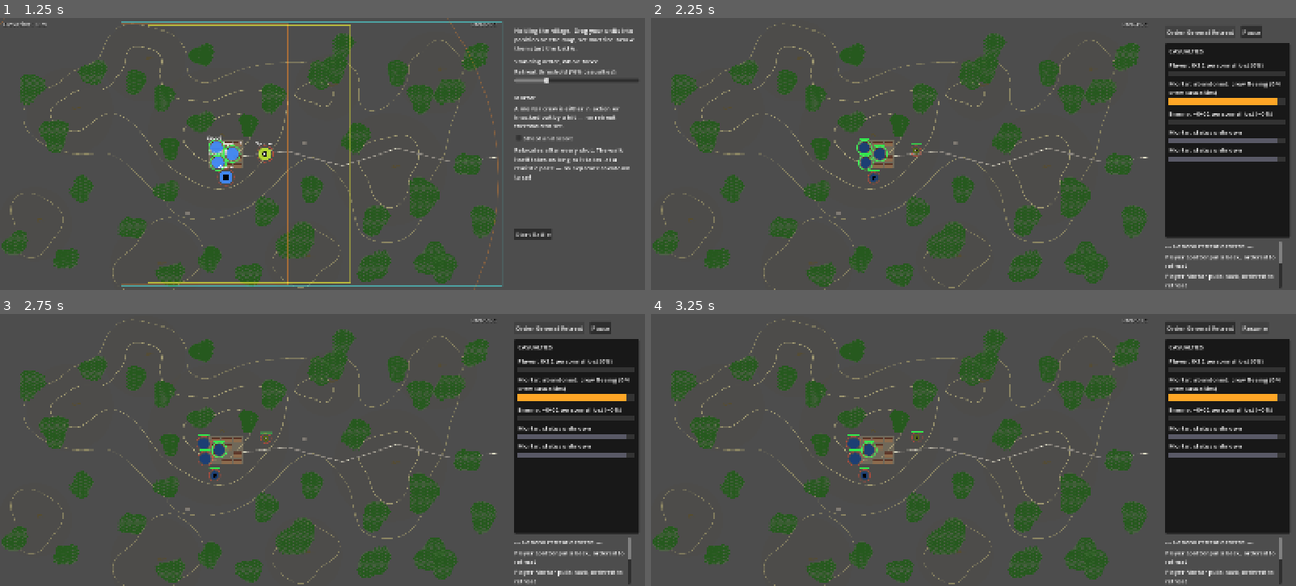
Above: before the commit, frames 1-4 (two rows, left to right).
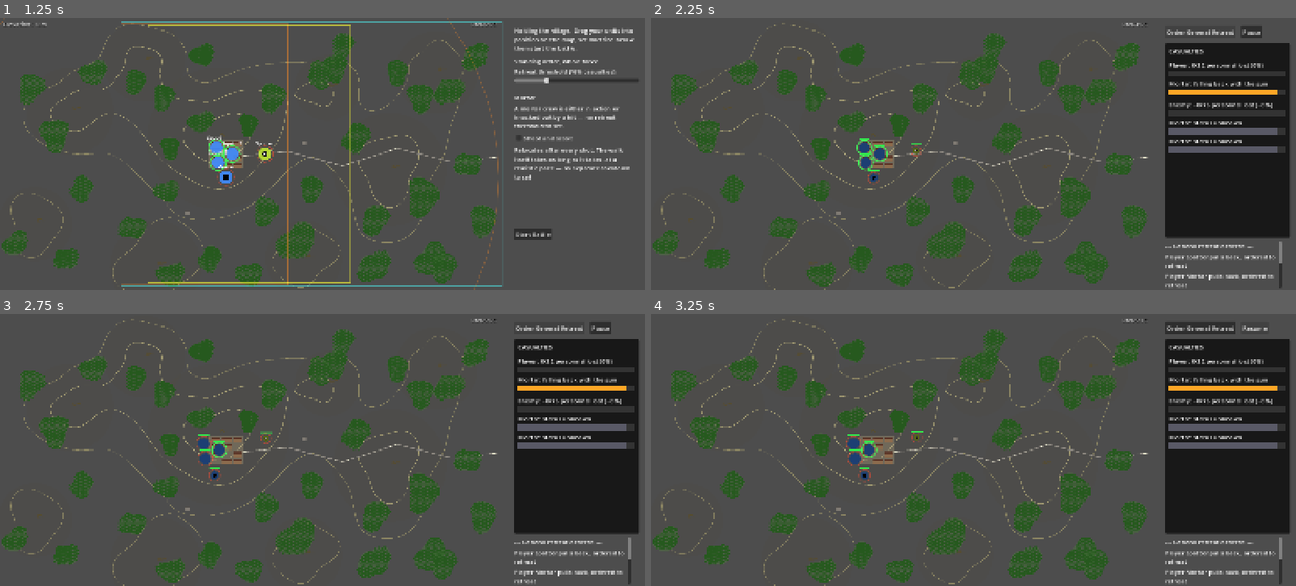
Above: after the commit, the same moments.

Repository: verybadcat/Drones
Game: Godot game, scene res://scenes/Main.tscn
The game is run twice, just before and just after one commit, with the same random seed, the same clock (stepped at 60 frames per second) and the same inputs.
Inputs:
- Up to frame 1 (1.25 s): click "Choose" at 0.5 s
- Up to frame 2 (2.25 s): click "Start Battle" at 1.25 s; click "Order General Retreat" at 2 s
- Up to frame 3 (2.75 s): no input
- Up to frame 4 (3.25 s): click "Pause" at 2.75 s

Frame 1 is identical in both runs. In frame 2, 3.2% of the frame differs, in the area x 80-99%, y 23-53%; in frame 3, 3.2%; in frame 4, 3.2%.

Commit message:
Vary the enemy force's size; let an unhit mortar crew retreat with its gun
Enemy force composition was a fixed 6 squads + 2 mortars every battle.
BattleManager.roll_enemy_force_size() now rolls 1-3 mortars and a squad
count targeting ~3x that, jittered so the ratio is rough rather than
exact, clamped to 2-10. The old fixed squad/mortar spawn layouts became
GameConfig.enemy_squad_y_offsets_m(n)/enemy_mortar_positions_m(n),
spreading n positions across the same span the original hand-placed
layouts used (6 squads and 2 mortars still land almost exactly where
they always did). Applies regardless of recon mode.

Also: a retreating mortar crew was always treated as having abandoned
the gun, unconditionally, including a perfectly healthy crew just
obeying a general retreat order — real crew-served-weapon doctrine
wouldn't leave a functional tube behind just because it's pulling
back. A crew that's already taken a hit and chosen to flee still
always abandons it, unchanged. An untouched crew now rolls it fresh
when retreat starts (Unit.mortar_gun_abandoned, decided once in
order_retreat): typically keeps it and can still fire on the way out
like a squad's fighting withdrawal, only leaving it behind when a
known threat has closed to real overrun range.

Co-Authored-By: Claude Sonnet 5 <noreply@anthropic.com>

Diff:
--- a/scripts/battle_manager.gd
+++ b/scripts/battle_manager.gd
@@ -452,14 +452,29 @@
 		player_units.append(spotter)
 
 
+## The attacking force's size, rolled once per battle — not always the same
+## strength (see GameConfig.ENEMY_MORTAR_COUNT_MIN/MAX etc.). Squad count
+## targets ENEMY_SQUAD_PER_MORTAR_RATIO times the mortar count, jittered by
+## ENEMY_SQUAD_COUNT_JITTER so it's roughly that ratio, not exactly it, then
+## clamped into its own separate min/max range.
+func roll_enemy_force_size() -> Dictionary:
+	var mortars: int = randi_range(GameConfig.ENEMY_MORTAR_COUNT_MIN, GameConfig.ENEMY_MORTAR_COUNT_MAX)
+	var target_squads: int = roundi(mortars * GameConfig.ENEMY_SQUAD_PER_MORTAR_RATIO)
+	var jitter: int = randi_range(-GameConfig.ENEMY_SQUAD_COUNT_JITTER, GameConfig.ENEMY_SQUAD_COUNT_JITTER)
+	var squads: int = clampi(target_squads + jitter, GameConfig.ENEMY_SQUAD_COUNT_MIN, GameConfig.ENEMY_SQUAD_COUNT_MAX)
+	return {"mortars": mortars, "squads": squads}
+
+
 func _spawn_enemy_units() -> void:
 	var road_px: Array[Vector2] = GameConfig.road_waypoints_px()
+	var force_size: Dictionary = roll_enemy_force_size()
+	var squad_y_offsets_m: Array[float] = GameConfig.enemy_squad_y_offsets_m(force_size.squads)
 	# A real road march down the winding road (see GameConfig.ROAD_WAYPOINTS_M),
 	# not a straight line. Each squad's whole path is the same road shifted by
 	# its own fixed y offset — a loose spread advancing near the road, not
 	# single file on top of it or on top of each other.
-	for i in GameConfig.ENEMY_SQUAD_Y_OFFSETS_M.size():
-		var y_offset: float = GameConfig.ENEMY_SQUAD_Y_OFFSETS_M[i] * GameConfig.PIXELS_PER_METER
+	for i in squad_y_offsets_m.size():
+		var y_offset: float = squad_y_offsets_m[i] * GameConfig.PIXELS_PER_METER
 		var start_pos := Vector2(GameConfig.ENEMY_SPAWN_X, road_px[0].y + y_offset)
 		var squad := _make_unit(Unit.Team.ENEMY, Unit.Kind.SQUAD, start_pos)
 		squad.retreat_threshold = GameConfig.ENEMY_RETREAT_THRESHOLD
@@ -482,7 +497,7 @@
 			squad.flank_waypoint_y = start_pos.y
 		enemy_units.append(squad)
 
-	for mortar_pos_m in GameConfig.ENEMY_MORTAR_POSITIONS_M:
+	for mortar_pos_m in GameConfig.enemy_mortar_positions_m(force_size.mortars):
 		var em := _make_unit(Unit.Team.ENEMY, Unit.Kind.MORTAR, mortar_pos_m * GameConfig.PIXELS_PER_METER)
 		em.shoot_and_scoot = false
 		_set_retreat_profile(em, Unit.Team.ENEMY)
@@ -3095,10 +3110,12 @@
 ## and line of sight — exactly what _pick_target below would already
 ## consider a legal target if this unit were standing its ground — fires
 ## back even while pulling out, rather than presenting a free target the
-## instant it starts moving away. A retreating MORTAR is the one
-## exception: its crew has abandoned the gun itself (see Unit.
-## _mortar_crew_holds_position) the moment they started retreating, so
-## there is nothing left to fire with regardless of how close anyone gets.
+## instant it starts moving away. A retreating MORTAR fires the same way,
+## UNLESS its crew left the gun behind (Unit.mortar_gun_abandoned — always
+## true after a hit decisive enough to retreat over; otherwise decided once,
+## at the moment retreat starts, by Unit._mortar_gun_abandoned_on_unhit_
+## retreat), in which case there's nothing left to fire with regardless of
+## how close anyone gets.
 func _tick_fire(unit: Unit, delta: float, scenario_delta: float, enemies: Array[Unit]) -> void:
 	if unit.kind == Unit.Kind.SPOTTER or unit.kind == Unit.Kind.DRONE_TEAM or unit.kind == Unit.Kind.DRONE:
 		return # pure reconnaissance — extends detection only, never fires (see roll_spot)
@@ -3108,8 +3125,8 @@
 		return # gone, already safe, or has laid down arms — none of these ever fire again
 	var fighting_withdrawal := false
 	if unit.state == Unit.State.RETREATING:
-		if unit.kind != Unit.Kind.SQUAD:
-			return # a retreating mortar crew has abandoned the gun — nothing left to fire with
+		if unit.kind == Unit.Kind.MORTAR and unit.mortar_gun_abandoned:
+			return # gun left behind — nothing left to fire with
 		fighting_withdrawal = true # still subject to the normal _pick_target range/LOS check below — this only lifts the "too busy moving" block, not the range one
 	if unit.has_move_target and not fighting_withdrawal and unit.kind != Unit.Kind.MORTAR:
 		return # moving with intent (road march, diving for cover) — too busy to fire.
--- a/scripts/casualty_dashboard.gd
+++ b/scripts/casualty_dashboard.gd
@@ -211,7 +211,9 @@
 		Unit.State.ACTIVE:
 			return "in action (%s%s)" % [GameConfig.round_count_text(u.mortar_rounds_remaining), _resupply_status_suffix(u)]
 		Unit.State.RETREATING:
-			return "abandoned, crew fleeing (%d/%d crew casualties)" % [u.crew_casualties, u.crew_size]
+			if u.mortar_gun_abandoned:
+				return "abandoned, crew fleeing (%d/%d crew casualties)" % [u.crew_casualties, u.crew_size]
+			return "falling back with the gun" if u.crew_casualties == 0 else "falling back with the gun (%d/%d crew casualties)" % [u.crew_casualties, u.crew_size]
 		Unit.State.WITHDRAWN:
 			return "withdrew safely" if u.crew_casualties == 0 else "withdrew (%d/%d crew casualties)" % [u.crew_casualties, u.crew_size]
 		Unit.State.DESTROYED:
@@ -247,7 +249,9 @@
 		Unit.State.ACTIVE:
 			return "in action" if known_crew_casualties == 0 else "in action (%d/%d, last seen)" % [known_crew_casualties, u.crew_size]
 		Unit.State.RETREATING:
-			return "fleeing, gun abandoned (%d/%d)" % [known_crew_casualties, u.crew_size]
+			if u.mortar_gun_abandoned:
+				return "fleeing, gun abandoned (%d/%d)" % [known_crew_casualties, u.crew_size]
+			return "falling back with the gun (%d/%d)" % [known_crew_casualties, u.crew_size]
 		Unit.State.WITHDRAWN:
 			return "withdrew safely" if known_crew_casualties == 0 else "withdrew (%d/%d)" % [known_crew_casualties, u.crew_size]
 		Unit.State.DESTROYED:
--- a/scripts/game_config.gd
+++ b/scripts/game_config.gd
@@ -566,13 +566,62 @@
 
 # Enemy squads start at the map's eastern edge, march down the winding road
 # (ROAD_WAYPOINTS_M above) in a loose spread rather than single file, then
-# break off toward cover once they take fire. The enemy's two mortars deploy
-# at fixed rear positions and never advance.
+# break off toward cover once they take fire. The enemy's mortars deploy at
+# fixed rear positions and never advance.
 const ENEMY_SPAWN_X: float = 4950.0 * PIXELS_PER_METER
-# Perpendicular-ish spread off the road's line, per squad — six squads
-# advancing near, not literally on top of, each other and the road.
-const ENEMY_SQUAD_Y_OFFSETS_M: Array[float] = [-420.0, -250.0, -80.0, 80.0, 250.0, 420.0]
-const ENEMY_MORTAR_POSITIONS_M: Array[Vector2] = [Vector2(4700.0, 1300.0), Vector2(4700.0, 2500.0)]
+
+# Attacking force size, rolled once per battle (see
+# BattleManager.roll_enemy_force_size) — a real attack isn't always the
+# same size. Squad count deliberately isn't a clean multiple of mortar
+# count: ENEMY_SQUAD_PER_MORTAR_RATIO is a target, not a formula, jittered
+# by ENEMY_SQUAD_COUNT_JITTER before being clamped into range.
+const ENEMY_MORTAR_COUNT_MIN: int = 1
+const ENEMY_MORTAR_COUNT_MAX: int = 3
+const ENEMY_SQUAD_COUNT_MIN: int = 2
+const ENEMY_SQUAD_COUNT_MAX: int = 10
+const ENEMY_SQUAD_PER_MORTAR_RATIO: float = 3.0
+const ENEMY_SQUAD_COUNT_JITTER: int = 2
+
+# Perpendicular-ish spread off the road's line, per squad — evenly spaced
+# across the same total span the original fixed 6-squad layout used
+# (-420m to +420m), so 6 squads still spread almost exactly as before; any
+# other count spreads that same width more or less densely. A lone squad
+# sits dead center on the road.
+const ENEMY_SQUAD_SPREAD_MIN_OFFSET_M: float = -420.0
+const ENEMY_SQUAD_SPREAD_MAX_OFFSET_M: float = 420.0
+
+# Rear mortar positions: fixed x, y spread evenly across the same span the
+# original fixed 2-mortar layout used (1300m to 2500m) — 2 mortars still
+# land exactly there. A lone mortar sits at the midpoint.
+const ENEMY_MORTAR_REAR_X_M: float = 4700.0
+const ENEMY_MORTAR_SPREAD_MIN_Y_M: float = 1300.0
+const ENEMY_MORTAR_SPREAD_MAX_Y_M: float = 2500.0
+
+
+## Perpendicular-ish y offsets for `n` enemy squads — see
+## ENEMY_SQUAD_SPREAD_MIN/MAX_OFFSET_M above.
+static func enemy_squad_y_offsets_m(n: int) -> Array[float]:
+	var out: Array[float] = []
+	if n <= 1:
+		out.append(0.0)
+		return out
+	var span: float = ENEMY_SQUAD_SPREAD_MAX_OFFSET_M - ENEMY_SQUAD_SPREAD_MIN_OFFSET_M
+	for i in n:
+		out.append(ENEMY_SQUAD_SPREAD_MIN_OFFSET_M + i * span / float(n - 1))
+	return out
+
+
+## Rear mortar positions for `n` enemy mortars — see
+## ENEMY_MORTAR_REAR_X_M/ENEMY_MORTAR_SPREAD_MIN/MAX_Y_M above.
+static func enemy_mortar_positions_m(n: int) -> Array[Vector2]:
+	var out: Array[Vector2] = []
+	if n <= 1:
+		out.append(Vector2(ENEMY_MORTAR_REAR_X_M, (ENEMY_MORTAR_SPREAD_MIN_Y_M + ENEMY_MORTAR_SPREAD_MAX_Y_M) / 2.0))
+		return out
+	var span: float = ENEMY_MORTAR_SPREAD_MAX_Y_M - ENEMY_MORTAR_SPREAD_MIN_Y_M
+	for i in n:
+		out.append(Vector2(ENEMY_MORTAR_REAR_X_M, ENEMY_MORTAR_SPREAD_MIN_Y_M + i * span / float(n - 1)))
+	return out
 
 # The tactical clock runs faster than the actual time you spend watching —
 # without this, a battle at real distances/speeds would take the better
--- a/scripts/unit.gd
+++ b/scripts/unit.gd
@@ -200,6 +200,16 @@
 const MORTAR_CREW_SIZE: int = 4
 var crew_size: int = 0
 var crew_casualties: int = 0
+
+# MORTAR only: set the moment this crew starts retreating (see
+# order_retreat()) — whether the tube itself came out with them or got left
+# behind. A crew that's already taken a hit always leaves it (same as
+# before this field existed); an untouched crew ordered to retreat
+# typically brings it and can still fire on the way out, only leaving it
+# behind under genuinely severe danger — see order_retreat's own reasoning.
+# Meaningless (stays false) until RETREATING; _tick_fire is what actually
+# reads it.
+var mortar_gun_abandoned: bool = false
 
 # MORTAR only: real, finite ammunition — see GameConfig.MORTAR_STARTING_AMMO
 # and BattleManager's whole request/arrival/pickup resupply pipeline. Never
@@ -538,6 +548,15 @@
 	state = State.RETREATING
 	movement_predictable = false # pulling out under pressure, not a calm march
 
+	if kind == Kind.MORTAR:
+		# A crew that's already taken a hit has already made its own call to
+		# flee instead of holding (see _apply_crew_casualties/
+		# _mortar_crew_holds_position) — that decision always leaves the gun,
+		# same as before this ever branched. An untouched crew being ordered
+		# to retreat (a general retreat order, having never taken a hit this
+		# battle) hasn't made any such call yet — that's decided fresh here.
+		mortar_gun_abandoned = true if crew_casualties > 0 else _mortar_gun_abandoned_on_unhit_retreat(known_enemy_positions)
+
 	var speed_multiplier := 1.0
 	if kind == Kind.SQUAD and heavily_wounded_count > 0:
 		speed_multiplier = _resolve_wounded_evacuation(known_enemy_positions)
@@ -556,6 +575,25 @@
 	else:
 		has_move_target = false
 	state_changed.emit(self)
+
+
+## Whether an untouched MORTAR crew (never hit this battle) ordered to
+## retreat leaves the gun behind. Real crew-served-weapon doctrine — same
+## source as _mortar_crew_holds_position — favors bringing a functional tube
+## out rather than ditching it for no reason, so this is biased hard toward
+## keeping it: risk scales with the same GameConfig.
+## MORTAR_CREW_OVERRUN_DANGER_RANGE proximity _mortar_crew_holds_position
+## uses, squared so a merely moderate threat still doesn't cost the gun —
+## only something that's actually closed to real overrun range reliably
+## does. A genuine roll, not a hard cutoff, matching this game's standing
+## "real decisions aren't perfectly rational" idiom.
+func _mortar_gun_abandoned_on_unhit_retreat(known_enemy_positions: Array[Vector2]) -> bool:
+	var nearest_threat_dist := INF
+	for p in known_enemy_positions:
+		nearest_threat_dist = min(nearest_threat_dist, global_position.distance_to(p))
+	var overrun_risk: float = clamp(1.0 - nearest_threat_dist / GameConfig.MORTAR_CREW_OVERRUN_DANGER_RANGE, 0.0, 1.0)
+	var abandon_chance: float = overrun_risk * overrun_risk
+	return randf() < abandon_chance
 
 
 ## The one real decision this feature adds: what happens to this SQUAD's own
Not shown, changed: docs/designs/tactical-commander-doctrine.md
